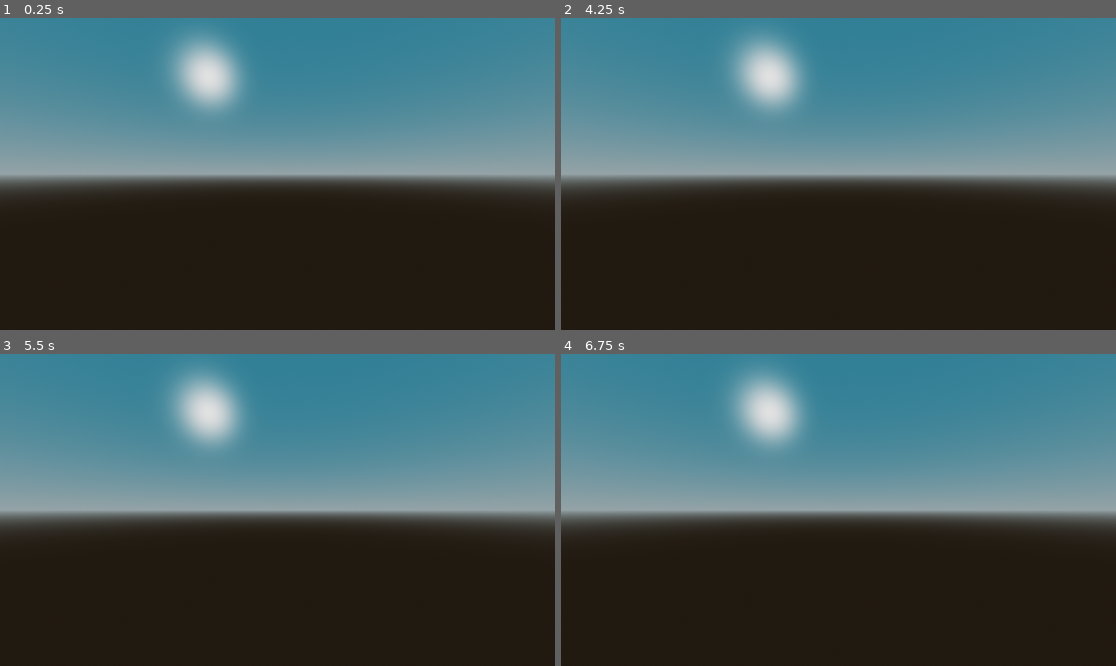
Above: before the commit, frames 1-4 (two rows, left to right).
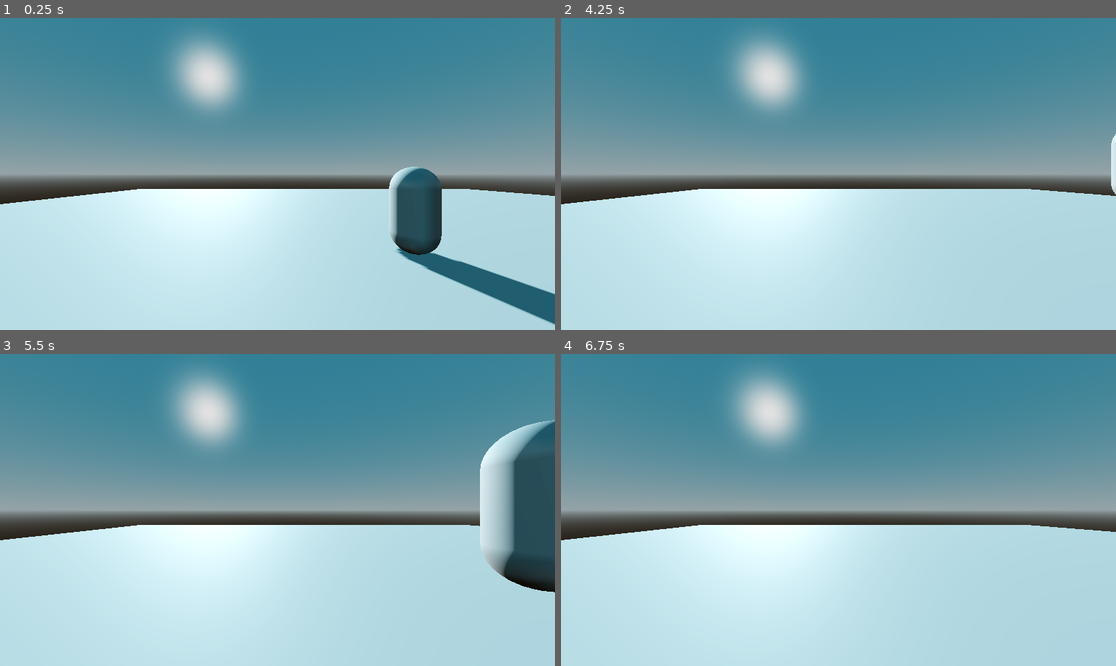
Above: after the commit, the same moments.

Repository: NISCHAY17/ZELDA-attempt
Game: Godot game, scene res://scenes/level.tscn
Same seed, same stepped clock (60 frames per second), same inputs: the game is played once before the commit and once after it. The project has no main scene, so this scene is started directly.
Inputs:
- Up to frame 1 (0.25 s): no input
- Up to frame 2 (4.25 s): tap Enter (ui_accept) at 0.5, 0.6, 0.77, 1.07, 1.52, 1.55, 1.82, 2, 2.3, 2.75, 2.85, 3.02, 3.32, 3.5, 3.77, 3.8, 4.07 s; hold Right (ui_right) 0.53-1.28 s; hold Down (ui_down) 1.28-2.03 s; tap Alt at 1.35, 3.6 s; hold Right (ui_right) 2.03-2.78 s; tap Shift at 2.1 s; hold Up (ui_up) 2.78-3.53 s; hold Left (ui_left) from 3.53 s (still down)
- Up to frame 3 (5.5 s): tap Enter (ui_accept) at 4.25, 4.52, 4.55, 4.82, 5.1 s; tap Shift at 4.35 s; release Left (ui_left) at 5.03 s; hold Down (ui_down) from 5.03 s (still down)
- Up to frame 4 (6.75 s): release Down (ui_down) at 5.78 s; hold Right (ui_right) 5.78-6.53 s; tap Alt at 5.85 s; tap Enter (ui_accept) at 6.02, 6.05, 6.32, 6.5 s; hold Up (ui_up) from 6.53 s (still down); tap Shift at 6.6 s

The runs differ from the first frame. In frame 1, 45% of the frame differs, in the area x 0-100%, y 47-100%; in frame 2, 45%; in frame 3, 48%, in the area x 0-100%, y 21-100%; in frame 4, 44%.

Commit message:
base ground with bean

Diff:
--- /dev/null
+++ b/zelda-attempt/ENTITIES/player/player.gd
@@ -0,0 +1,28 @@
+extends CharacterBody3D
+
+
+const SPEED = 5.0
+const JUMP_VELOCITY = 4.5
+
+
+func _physics_process(delta: float) -> void:
+	# Add the gravity.
+	if not is_on_floor():
+		velocity += get_gravity() * delta
+
+	# Handle jump.
+	if Input.is_action_just_pressed("ui_accept") and is_on_floor():
+		velocity.y = JUMP_VELOCITY
+
+	# Get the input direction and handle the movement/deceleration.
+	# As good practice, you should replace UI actions with custom gameplay actions.
+	var input_dir := Input.get_vector("ui_left", "ui_right", "ui_up", "ui_down")
+	var direction := (transform.basis * Vector3(input_dir.x, 0, input_dir.y)).normalized()
+	if direction:
+		velocity.x = direction.x * SPEED
+		velocity.z = direction.z * SPEED
+	else:
+		velocity.x = move_toward(velocity.x, 0, SPEED)
+		velocity.z = move_toward(velocity.z, 0, SPEED)
+
+	move_and_slide()
--- a/zelda-attempt/ENTITIES/player/player.tscn
+++ b/zelda-attempt/ENTITIES/player/player.tscn
@@ -1,10 +1,13 @@
 [gd_scene format=3 uid="uid://djiwkvp0jt3va"]
+
+[ext_resource type="Script" uid="uid://ddqh2jy1gvl70" path="res://ENTITIES/player/player.gd" id="1_7ufme"]
 
 [sub_resource type="CapsuleMesh" id="CapsuleMesh_sy3jy"]
 
 [sub_resource type="CapsuleShape3D" id="CapsuleShape3D_7ufme"]
 
 [node name="Player" type="CharacterBody3D" unique_id=1080306268]
+script = ExtResource("1_7ufme")
 
 [node name="MeshInstance3D" type="MeshInstance3D" parent="." unique_id=793067392]
 transform = Transform3D(1, 0, 0, 0, 1, 0, 0, 0, 1, 0, 1, 0)
--- a/zelda-attempt/scenes/level.tscn
+++ b/zelda-attempt/scenes/level.tscn
@@ -1,4 +1,6 @@
 [gd_scene format=3 uid="uid://dd2sdvs7c8wwg"]
+
+[ext_resource type="PackedScene" uid="uid://djiwkvp0jt3va" path="res://ENTITIES/player/player.tscn" id="1_2q6dc"]
 
 [sub_resource type="ProceduralSkyMaterial" id="ProceduralSkyMaterial_rd3vj"]
 sky_top_color = Color(0.25409985, 0.5937322, 0.70472217, 1)
@@ -15,6 +17,9 @@
 tonemap_mode = 2
 glow_enabled = true
 
+[sub_resource type="BoxShape3D" id="BoxShape3D_w7c3h"]
+size = Vector3(40, 0.5, 40)
+
 [node name="level" type="Node3D" unique_id=44627815]
 
 [node name="WorldEnvironment" type="WorldEnvironment" parent="." unique_id=965562256]
@@ -26,4 +31,19 @@
 shadow_enabled = true
 
 [node name="Camera3D" type="Camera3D" parent="." unique_id=1704270894]
-transform = Transform3D(1, 0, 0, 0, 1, 0, 0, 0, 1, -3.1591148, 11.911725, 6.2482934)
+transform = Transform3D(1, 0, 0, 0, 1, 0, 0, 0, 1, -3.1591148, 1.5836945, 4.7111306)
+
+[node name="Node3D" type="Node3D" parent="." unique_id=2007095133]
+
+[node name="Player" parent="Node3D" unique_id=1080306268 instance=ExtResource("1_2q6dc")]
+
+[node name="envrionment" type="Node3D" parent="." unique_id=624035515]
+
+[node name="StaticBody3D" type="StaticBody3D" parent="envrionment" unique_id=1442398227]
+transform = Transform3D(1, 0, 0, 0, 1, 0, 0, 0, 1, 0, -0.5, 0)
+
+[node name="CSGBox3D" type="CSGBox3D" parent="envrionment/StaticBody3D" unique_id=2128577709]
+size = Vector3(40, 0.5, 40)
+
+[node name="CollisionShape3D" type="CollisionShape3D" parent="envrionment/StaticBody3D" unique_id=1804821836]
+shape = SubResource("BoxShape3D_w7c3h")
Not shown, added: zelda-attempt/ENTITIES/player/player.gd.uid
